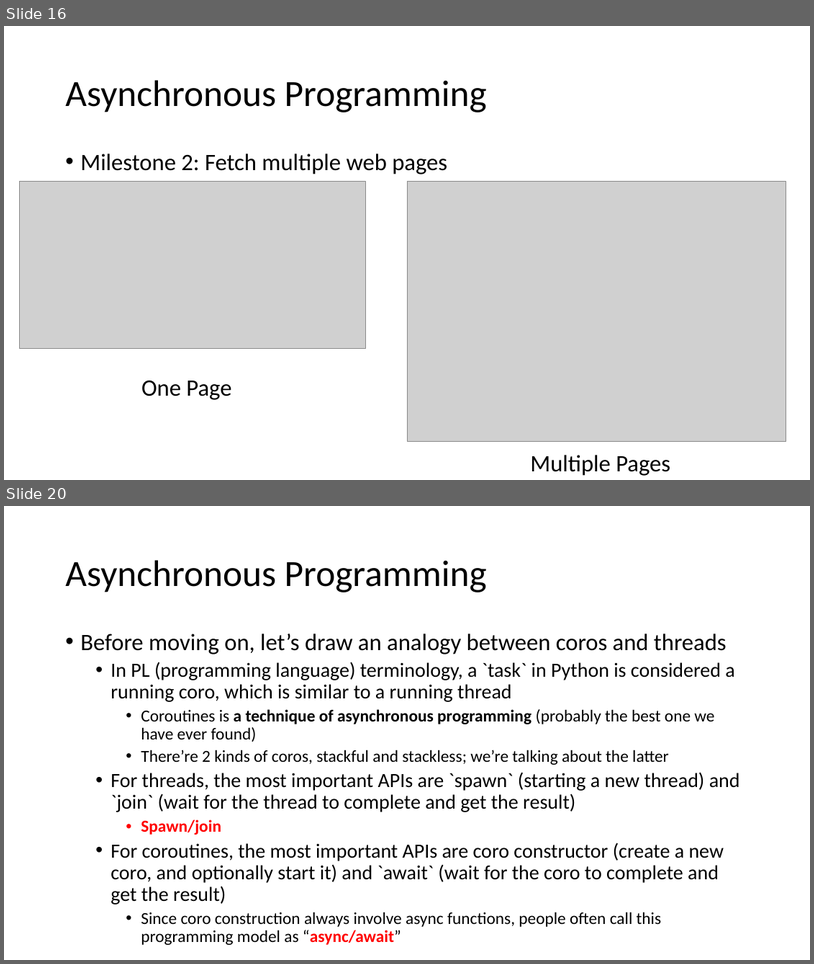
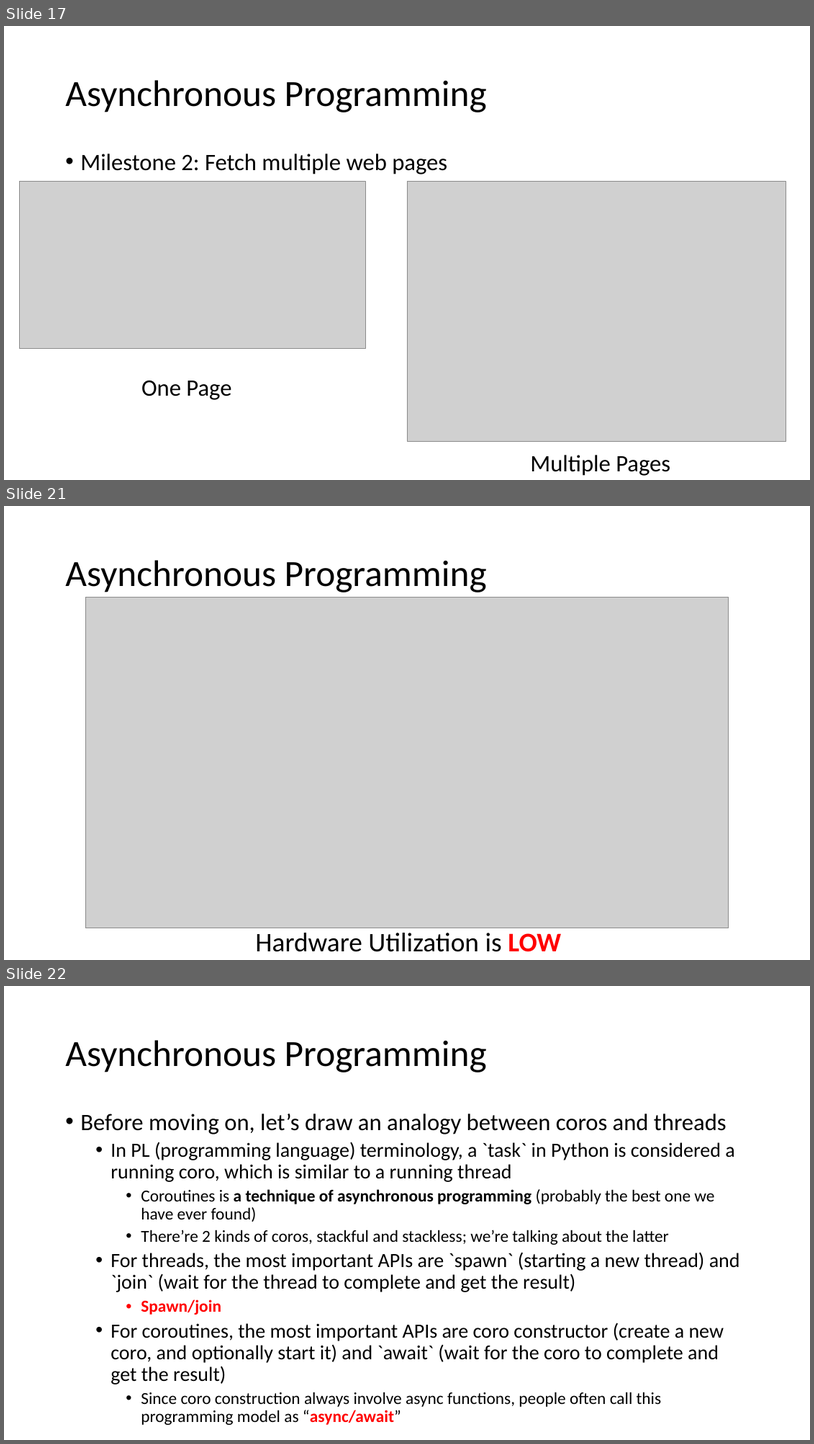
Before and after one commit to ZhenbangYou/Asynchronous-Programming-Tutorials, a slide deck: IO, Asynchrony, and Coroutines.pptx. Shown one above the other, each under a label of ours: slides 16 and 20 before the commit, slides 17, 21 and 22 after it; the slides between them are not shown. The pictures are 814x964 and 814x1444 pixels, drawn with LibreOffice and Linux fonts; fonts in the diff are those of the drawing; grey boxes stand for pictures. Boxes give left, top, right and bottom in pixels: in the first picture for what was removed or moved away, otherwise in the second. Text is boxed around its words. In the diff, an @@ line names an element or a change of style, - is before the commit and + after.

```diff
--- a/IO, Asynchrony, and Coroutines.pptx
+++ b/IO, Asynchrony, and Coroutines.pptx
@@ slide 21 added at bbox=[4, 506, 810, 960], background #FFFFFF @@
@@ title added at bbox=[65, 560, 487, 592], 44 pt, text #000000 @@
+Asynchronous Programming
@@ picture added at bbox=[85, 597, 729, 928] @@
@@ text added at bbox=[255, 932, 561, 952], 32 pt, text #000000 @@
+Hardware Utilization is LOW
@@ what was slide 16 is now slide 17 @@
@@ what was slide 20 is now slide 22 @@
```
Also in this commit, not shown: 1 slide changed, 1 other slide added.
